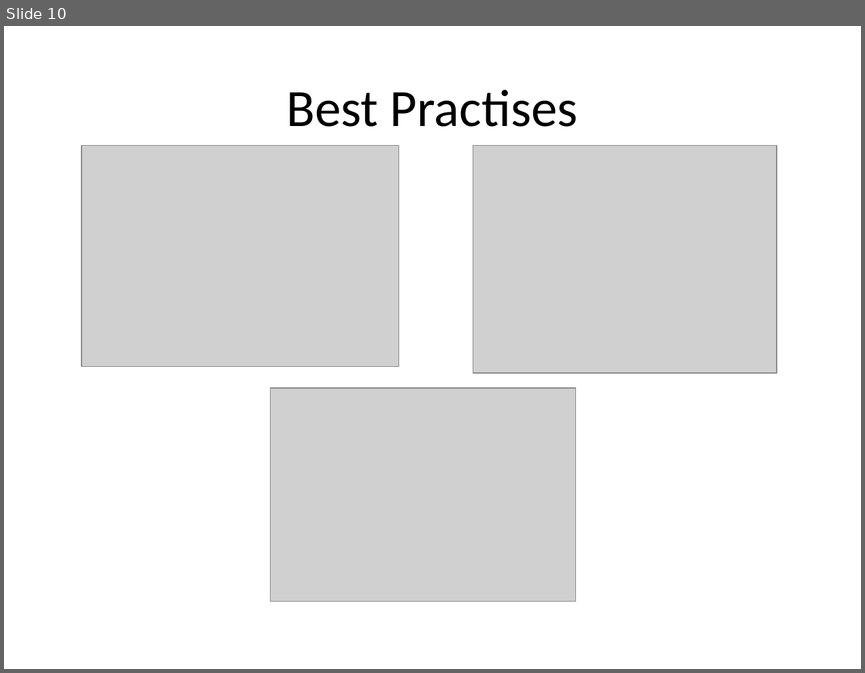
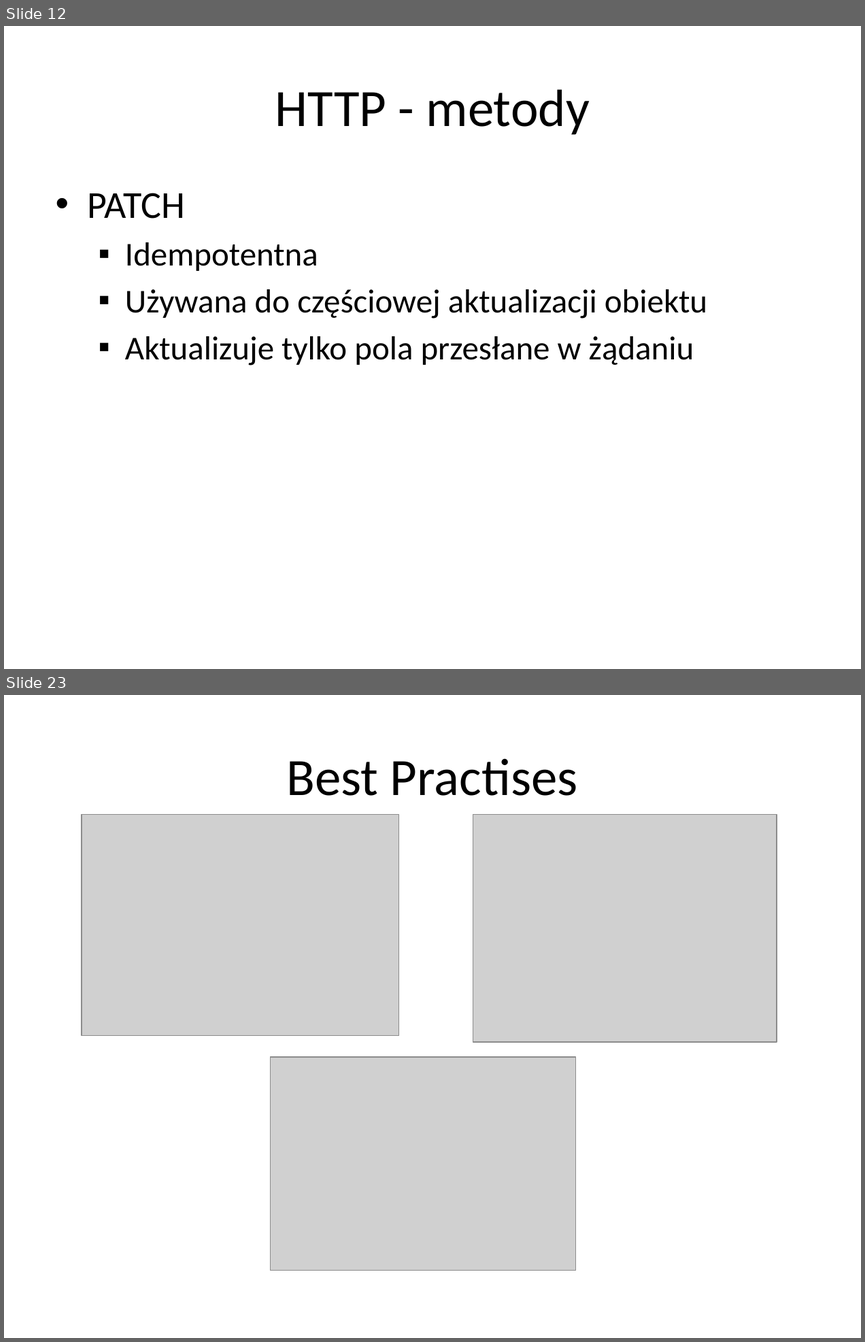
Before and after one commit to rybeek84/microservices-part1, a slide deck: monolit/documentation/microservices lectures/HTTP + REST.pptx. Shown one above the other, each under a label of ours: slide 10 before the commit, slides 12 and 23 after it; the slides between them are not shown. The pictures are 865x673 and 865x1342 pixels, drawn with LibreOffice and Linux fonts; fonts in the diff are those of the drawing; grey boxes stand for pictures. Boxes give left, top, right and bottom in pixels: in the first picture for what was removed or moved away, otherwise in the second. Text is boxed around its words. In the diff, an @@ line names an element or a change of style, - is before the commit and + after.

```diff
--- a/monolit/documentation/microservices lectures/HTTP + REST.pptx
+++ b/monolit/documentation/microservices lectures/HTTP + REST.pptx
@@ slide 12 added at (4,26,861,669), background #FFFFFF @@
@@ title added at (275,89,589,135), 44 pt, text #000000 @@
+HTTP - metody
@@ text added at (88,193,707,365), 28 pt, text #000000 @@
+• PATCH
+  ▪ Idempotentna
+  ▪ Używana do częściowej aktualizacji obiektu
+  ▪ Aktualizuje tylko pola przesłane w żądaniu
@@ what was slide 10 is now slide 23 @@
```
Also in this commit, not shown: 9 slides changed, 14 other slides added, 1 slide removed.
